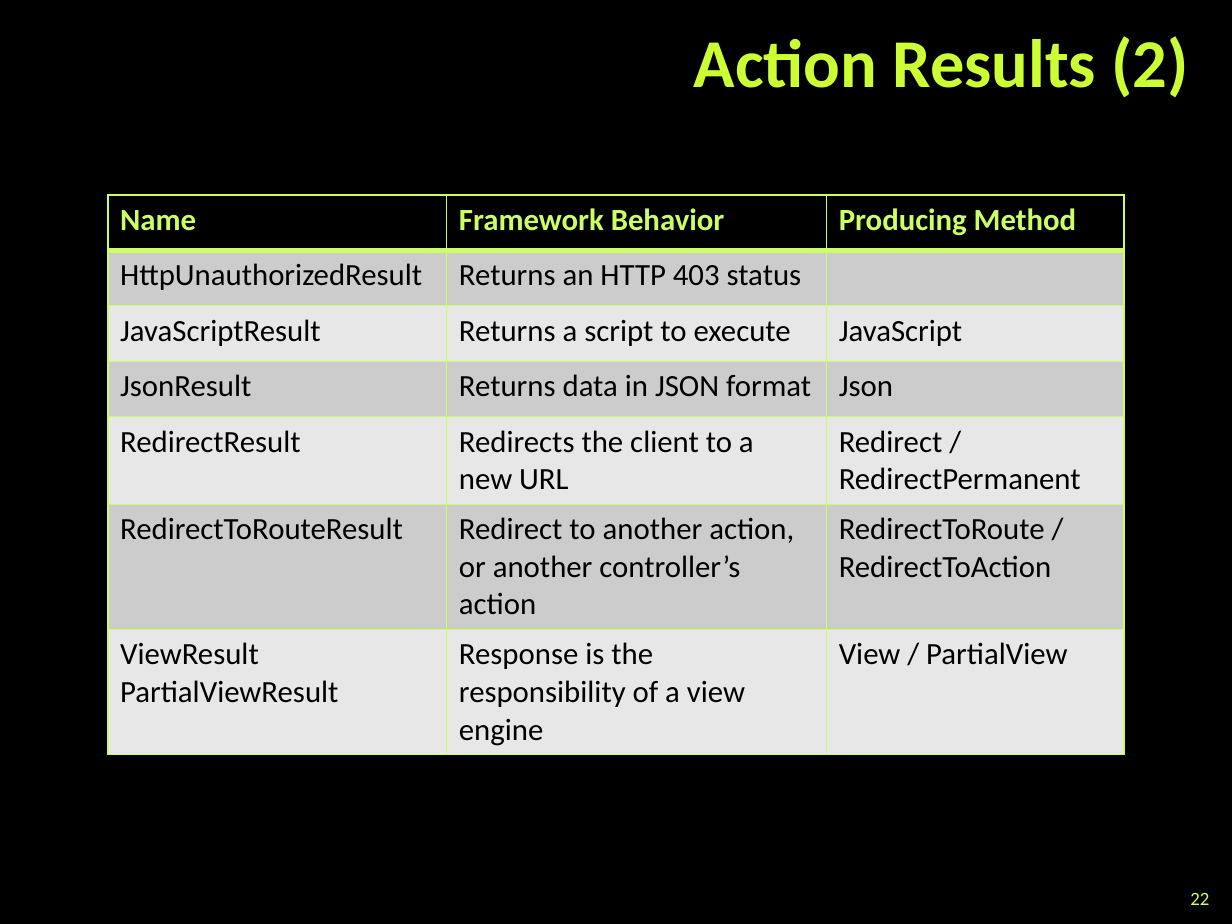
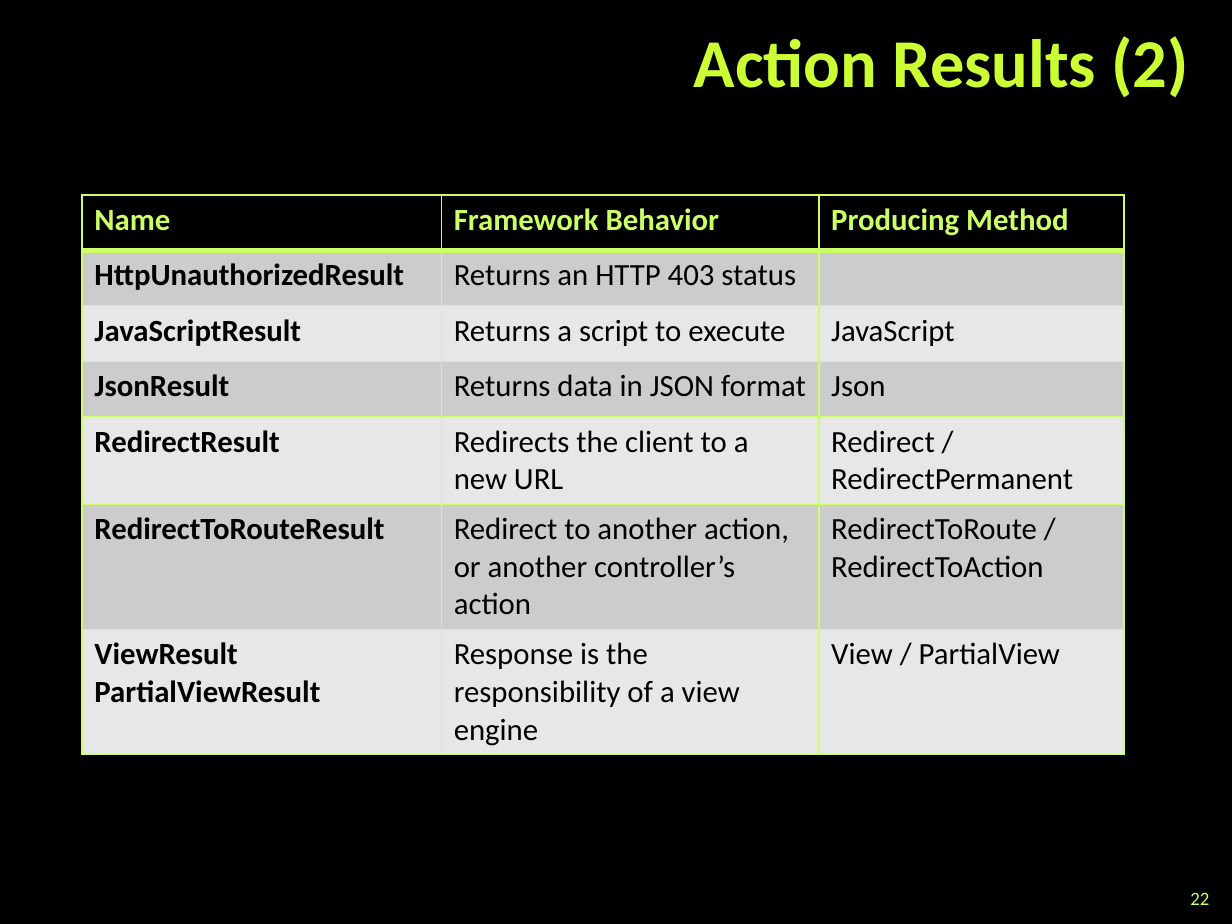
Before and after one commit to TelerikAcademy/ASP.NET-MVC, a slide deck: slide 22 of 02. ASP.NET-MVC-Essentials/ASP.NET MVC Essentials.pptx. Drawn at 1232x924 pixels with LibreOffice and Linux fonts; fonts in the diff are those of the drawing; background and template pictures are left out. Boxes give left, top, right and bottom in pixels: in the first picture for what was removed or moved away, otherwise in the second. Text is boxed around its words. In the diff, an @@ line names an element or a change of style, - is before the commit and + after.

```diff
--- a/02. ASP.NET-MVC-Essentials/ASP.NET MVC Essentials.pptx
+++ b/02. ASP.NET-MVC-Essentials/ASP.NET MVC Essentials.pptx
@@ table at box(83, 195, 1125, 780) @@
@@ bold on in "HttpUnauthorizedResult", "JavaScriptResult", "JsonResult", "RedirectResult" and 3 more places @@
@@ table: place and size @@
-table at box(108, 195, 1125, 780)
+table at box(83, 195, 1125, 780)
```
Also in this commit, not shown: 6 other slides changed.
